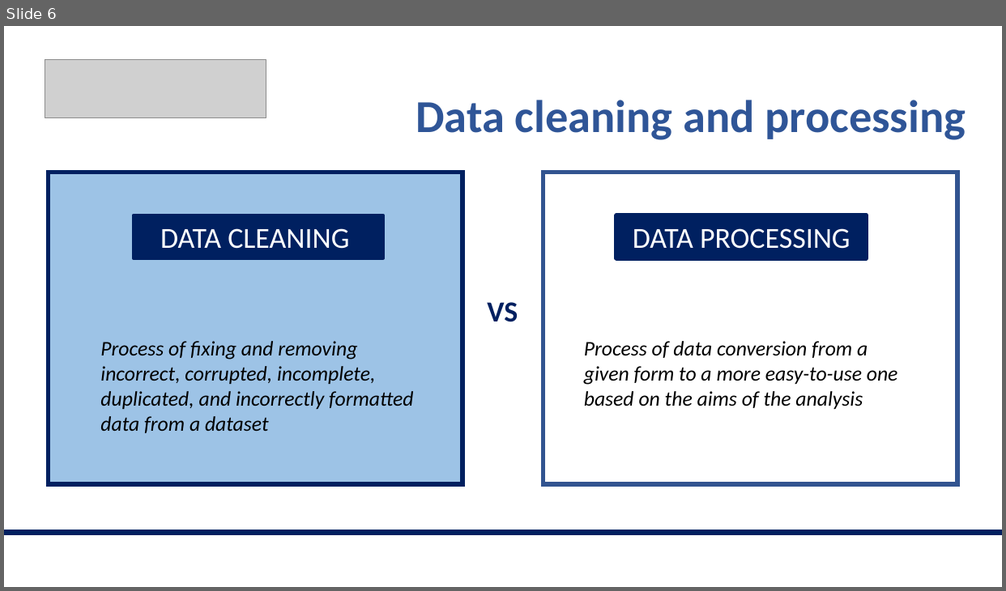
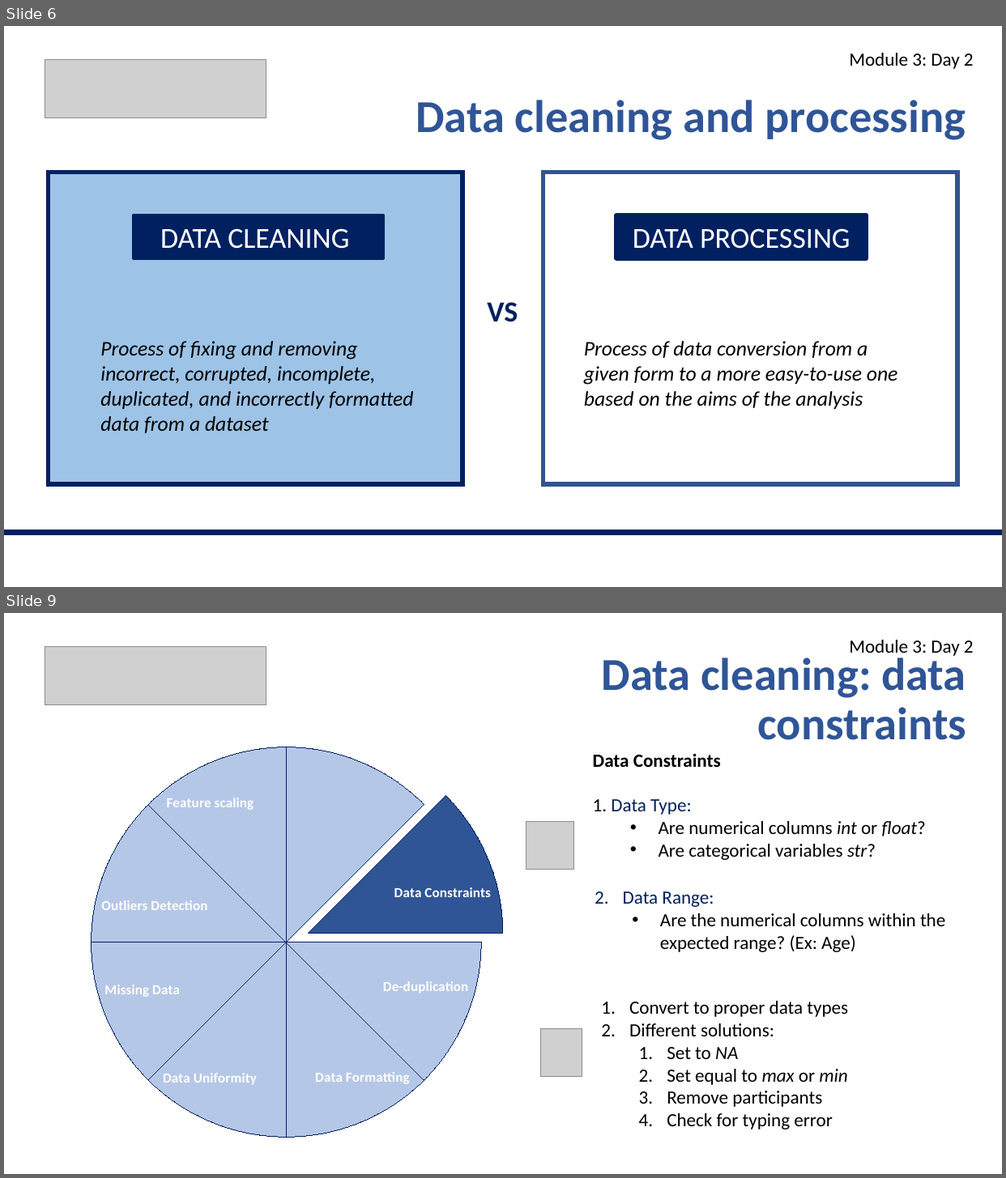
Before and after one commit to valegiunchiglia/2022-Module3-ImperialCollege, a slide deck: Day2/Day2.pptx. Shown one above the other, each under a label of ours: slide 6 before the commit, slides 6 and 9 after it; the slides between them are not shown. The pictures are 1006x591 and 1006x1178 pixels, drawn with LibreOffice and Linux fonts; fonts in the diff are those of the drawing; grey boxes stand for pictures. Boxes give left, top, right and bottom in pixels: in the first picture for what was removed or moved away, otherwise in the second. Text is boxed around its words. In the diff, an @@ line names an element or a change of style, - is before the commit and + after.

```diff
--- a/Day2/Day2.pptx
+++ b/Day2/Day2.pptx
@@ slide 9 added at (4,613,1002,1174), background #FFFFFF @@
@@ picture added at (45,647,266,705) @@
@@ text added at (602,651,966,740), 44 pt, text #2F5597, bold @@
+Data cleaning: data constraints
@@ text added at (849,640,974,656), 18 pt, text #000000 @@
+Module 3: Day 2
@@ pie chart added at (4,693,637,1174) @@
+categories: Irrelevant data and data structure, Data Constraints, De-duplication, Data Formatting, Data Uniformity, Missing Data, Outliers Detection, Feature scaling
+Series 1: 12, 12, 12, 12, 12, 12, 12, 12, -
@@ text added at (593,754,926,860), 18 pt, text #000000 @@
+Data Constraints
+1. Data Type:
+  • Are numerical columns int or float?
+  • Are categorical variables str?
@@ picture added at (526,822,573,870) @@
@@ text added at (623,892,945,952), 18 pt, text #000000 @@
+  2. Data Range:
+    • Are the numerical columns within the expected range? (Ex: Age)
@@ text added at (629,1001,848,1130), 18 pt, text #000000 @@
+  1. Convert to proper data types
+  2. Different solutions:
+    1. Set to NA
+    2. Set equal to max or min
+    3. Remove participants
+    4. Check for typing error
@@ picture added at (540,1029,582,1077) @@
@@ slide 6 changed as well @@
@@ text added at (849,53,974,69), 18 pt, text #000000 @@
+Module 3: Day 2
```
Also in this commit, not shown: 6 other slides changed, 8 other slides added, 2 other files.
